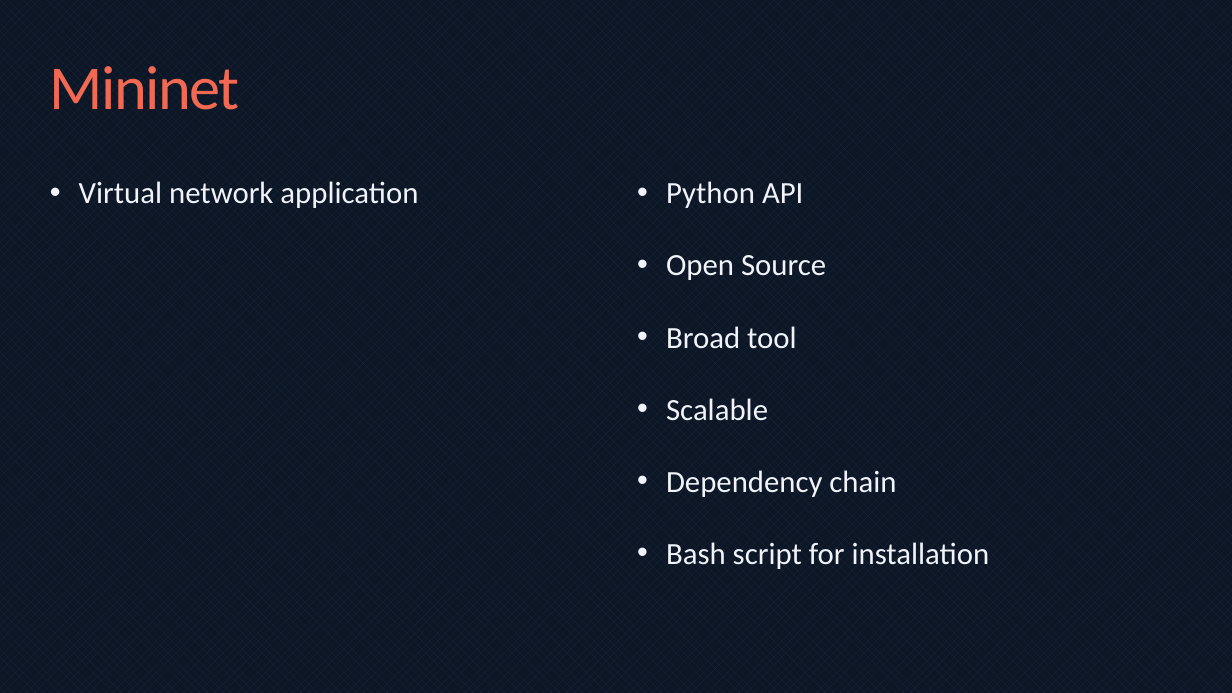
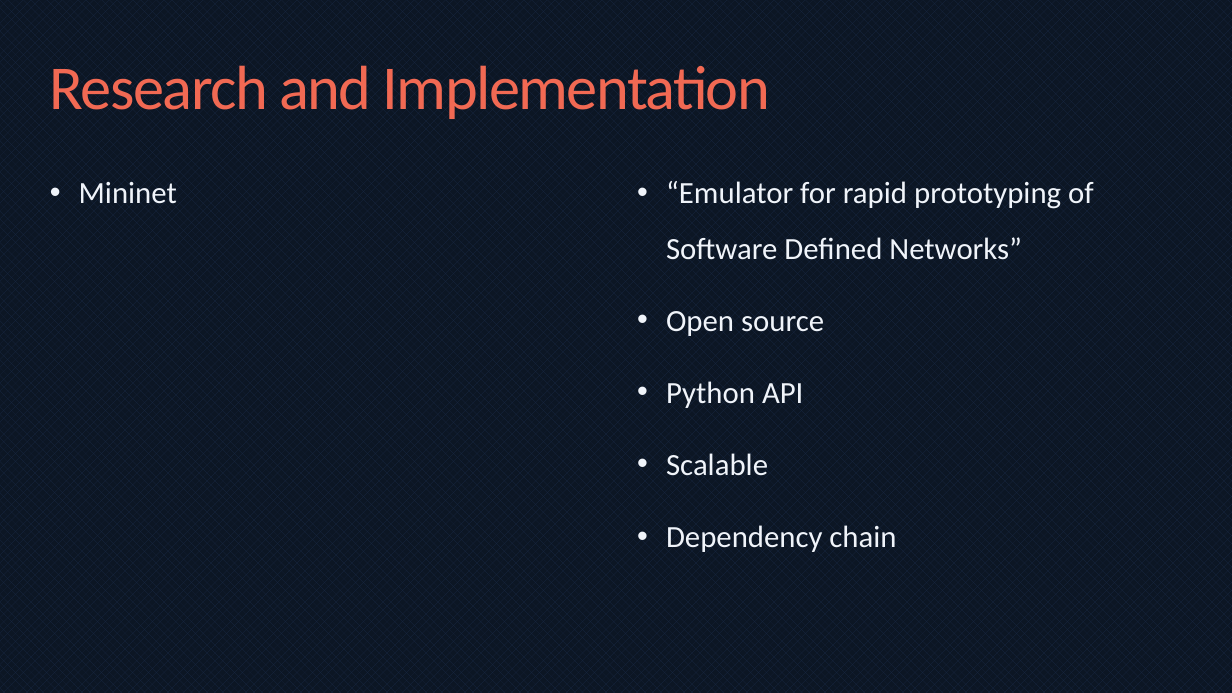
Before and after one commit to bmaximuml/CS351-Reports, a slide deck: slide 12 of Presentation/Network Switch Design on FPGAs.pptx. Drawn at 1232x693 pixels with LibreOffice and Linux fonts; fonts in the diff are those of the drawing. Boxes give left, top, right and bottom in pixels: in the first picture for what was removed or moved away, otherwise in the second. Text is boxed around its words. In the diff, an @@ line names an element or a change of style, - is before the commit and + after.

```diff
--- a/Presentation/Network Switch Design on FPGAs.pptx
+++ b/Presentation/Network Switch Design on FPGAs.pptx
@@ title added at bbox=[50, 65, 770, 119], 48.6 pt, text #F16953 @@
+Research and Implementation
@@ text "Mininet": place and size @@
-text "Mininet" at bbox=[50, 66, 240, 110]
+text "Mininet" at bbox=[79, 182, 177, 204]
@@ text "Mininet" at bbox=[79, 182, 177, 204]: size 48.6 to 24 pt, text colour #F16953 to #F0F4FA, letter spacing -1.2 to 0 pt; bullet none to •; line spacing 0.85 to 1.5; more space between paragraphs; vertical alignment middle to top @@
@@ text removed at bbox=[79, 181, 418, 208] @@
-• Virtual network application
@@ text at bbox=[666, 181, 1094, 336]: paragraphs added @@
+• “Emulator for rapid prototyping of Software Defined Networks”
+• Open source
@@ text at bbox=[666, 255, 826, 349]: paragraphs removed @@
-• Open Source
-• Broad tool
@@ text at bbox=[666, 542, 990, 569]: paragraph removed @@
-• Bash script for installation
```
Also in this commit, not shown: 4 other slides changed, 2 slides added, 1 other file.
